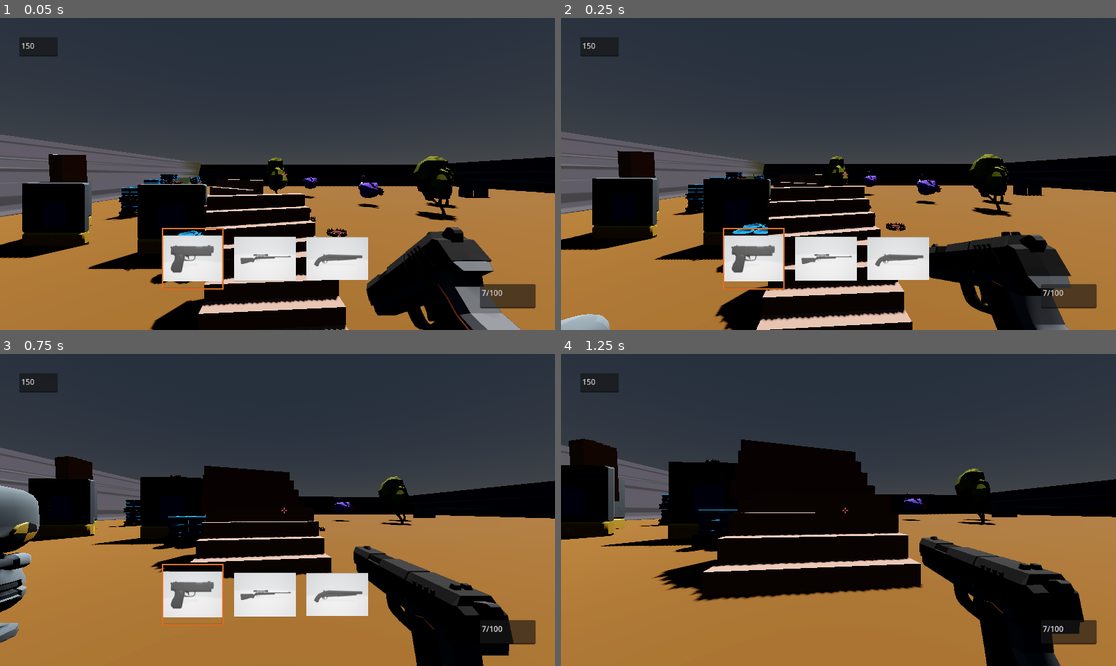
Above: before the commit, frames 1-4 (two rows, left to right).
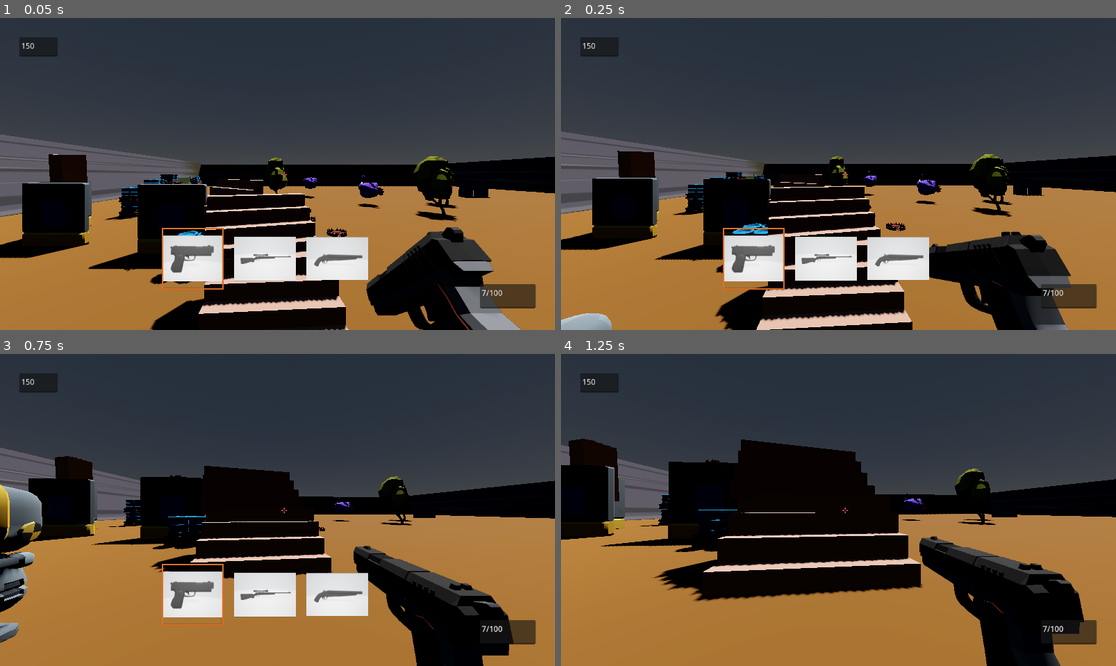
Above: after the commit, the same moments.

Repository: pixelcrust/godotfps
Game: Godot game, scene res://world.tscn
Two runs of this game, one before a commit and one after it. Both use one fixed random seed, a clock stepped at 60 frames per second and the inputs below.
Inputs (mouse positions are in pixels of both pictures, inside the frame that each line leads up to):
- Up to frame 1 (0.05 s): no input
- Up to frame 2 (0.25 s): no input
- Up to frame 3 (0.75 s): move the mouse to (305, 510) at 0.52 s; hold W (key_forward) from 0.53 s (still down); hold F (Interact) from 0.53 s (still down)
- Up to frame 4 (1.25 s): keep holding W (key_forward); keep holding F (Interact); tap Space (key_jump) at 0.77 s

Frame 1 is identical in both runs. In frame 2, less than 0.1% of the frame differs, in the area x 0-10%, y 94-100%; in frame 3, 0.8%, in the area x 0-8%, y 41-83%; in frame 4, nothing differs.

Commit message:
rotate head

Diff:
--- a/Scenes/enemy_dummy.gd
+++ b/Scenes/enemy_dummy.gd
@@ -8,12 +8,14 @@
 @onready var timer = $base/body/arm/gun/Timer
 @onready var ray_view = $base/body/head/ray_view
 @onready var direction_helper = $base/body/direction_helper
+@onready var head = $base/body/head
+
 
 
 var player = null
 
-@export var turn_speed = 0.1
-
+@export var turn_speed_horizontally = 9
+@export var turn_speed_vertically = 9
 
 # Get the gravity from the project settings to be synced with RigidBody nodes.
 var gravity = ProjectSettings.get_setting("physics/3d/default_gravity")
@@ -33,8 +35,9 @@
 	#if(ray_view.get_collider() != player):
 		#body.rotate_y(1.0*delta)
 	direction_helper.look_at(player.global_transform.origin,Vector3.UP)
-	body.rotate_y(-deg_to_rad(direction_helper.rotation.y * turn_speed))
-	arm.rotate_x(-deg_to_rad(direction_helper.rotation.x * turn_speed))
+	body.rotate_y(-deg_to_rad(direction_helper.rotation.y * turn_speed_horizontally*delta))
+	head.rotate_x(-deg_to_rad(direction_helper.rotation.x * turn_speed_vertically*delta))
+	arm.rotate_x(-deg_to_rad(direction_helper.rotation.x * turn_speed_vertically*delta))
 	timer.connect("timeout",_timeout)
 	print(dir_to_player)
 
